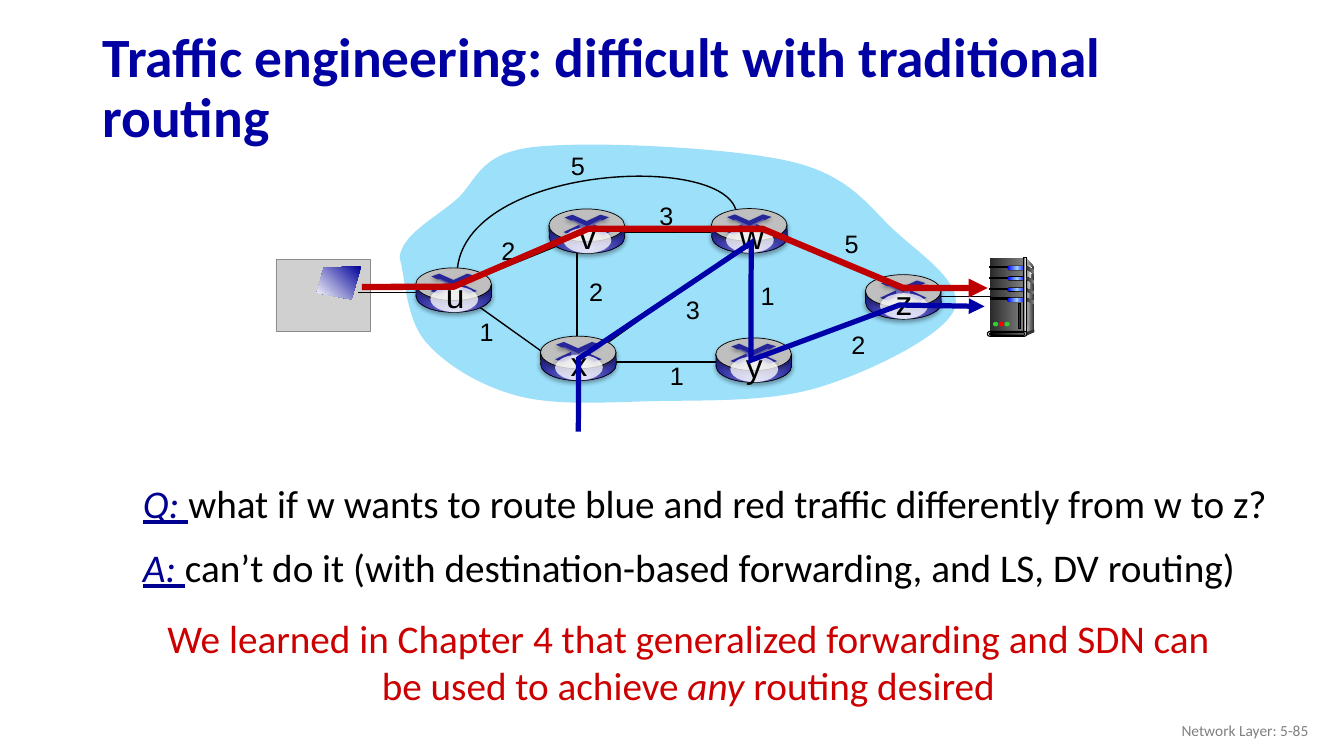
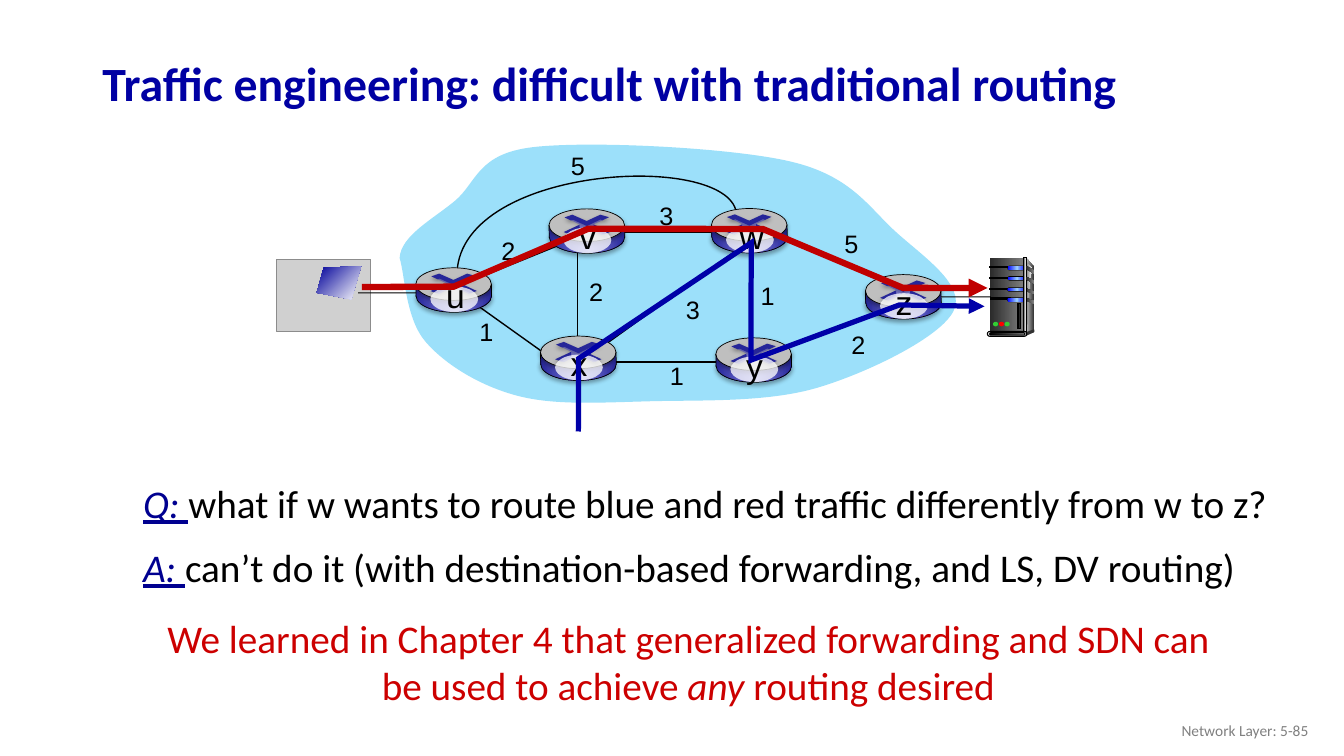
Before and after one commit to kanomoo/computer-network-and-Internet, a slide deck: slide 85 of 02_Slides/Chapter_05_Network_Control_Plane/Current_Year_Course_v9.0/Chapter_5_v9.0_Network_Layer_Control_Plane.pptx. Drawn at 1344x756 pixels with LibreOffice and Linux fonts; fonts in the diff are those of the drawing; grey boxes stand for pictures. Boxes give left, top, right and bottom in pixels: in the first picture for what was removed or moved away, otherwise in the second. Text is boxed around its words. In the diff, an @@ line names an element or a change of style, - is before the commit and + after.

```diff
--- a/02_Slides/Chapter_05_Network_Control_Plane/Current_Year_Course_v9.0/Chapter_5_v9.0_Network_Layer_Control_Plane.pptx
+++ b/02_Slides/Chapter_05_Network_Control_Plane/Current_Year_Course_v9.0/Chapter_5_v9.0_Network_Layer_Control_Plane.pptx
@@ title "Traffic engineering: difficult with traditional ..." at <box>102,67,1116,109</box>: size 39.6 to 34.1 pt; line spacing 0.9 to 0.7 @@
@@ outline redrawn in 4 elements at <box>756,310,884,360</box>, <box>579,243,985,432</box>, <box>731,219,767,235</box>, <box>317,266,361,299</box> @@
```
Also in this commit, not shown: 110 other slides changed, 1 other file.
